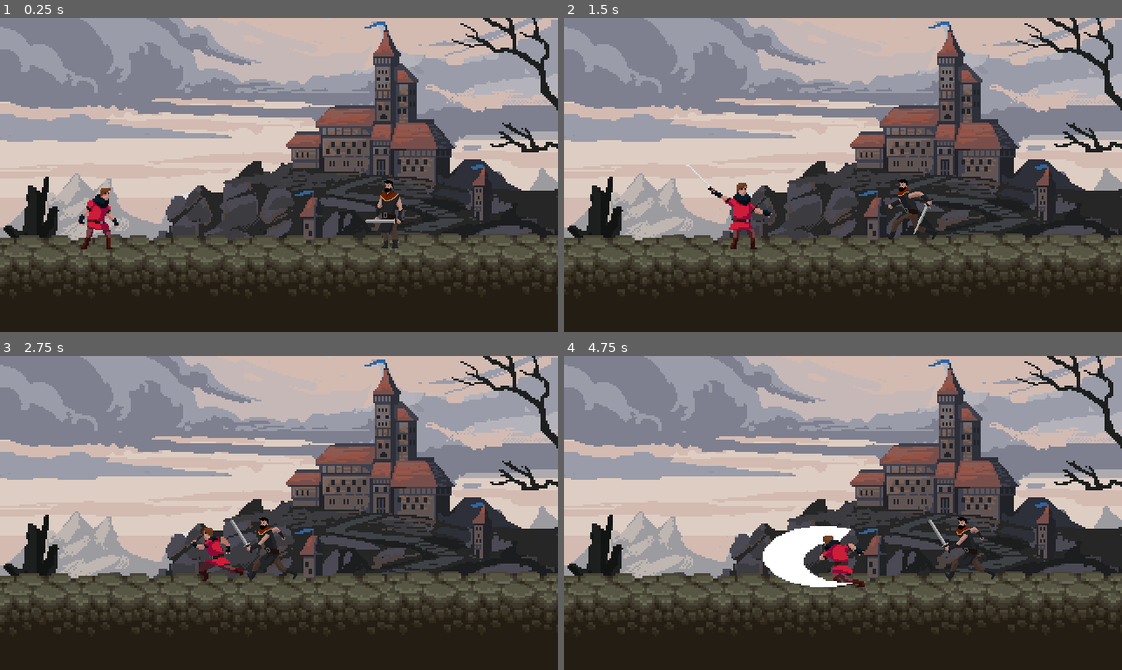
Above: before the commit, frames 1-4 (two rows, left to right).
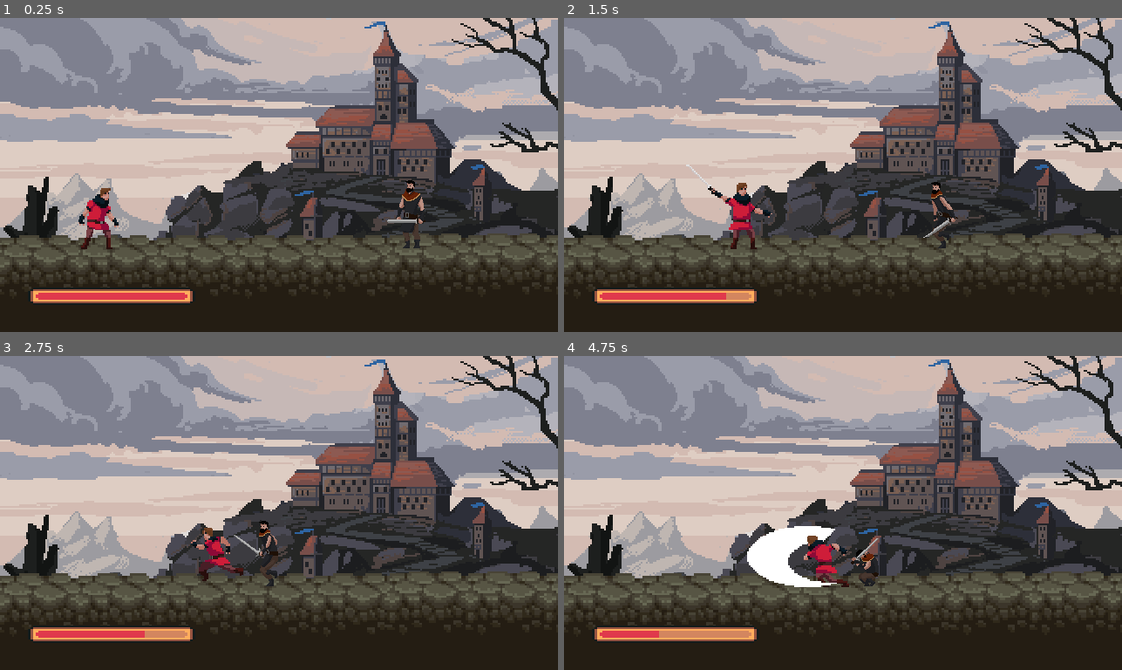
Above: after the commit, the same moments.

Repository: ampere-exe/oathbound
Game: Godot game, scene res://level_1.tscn
Two runs of this game, one before a commit and one after it. Both use one fixed random seed, a clock stepped at 60 frames per second and the inputs below. The project has no main scene, so this scene is started directly.
Inputs (mouse positions are in pixels of both pictures, inside the frame that each line leads up to):
- Up to frame 1 (0.25 s): no input
- Up to frame 2 (1.5 s): move the mouse to (965, 159) at 0.52 s; hold D (move_right) from 0.53 s (still down); click (965, 159) at 0.6 s; tap Space (jump) at 0.77 s; move the mouse to (731, 190) at 1.27 s; click (731, 190) at 1.35 s
- Up to frame 3 (2.75 s): tap Space (jump) at 1.52 s; move the mouse to (334, 443) at 2.02 s; release D (move_right) at 2.03 s; hold A (move_left) from 2.03 s (still down); right-click (334, 443) at 2.1 s; click (334, 443) at 2.3 s
- Up to frame 4 (4.75 s): move the mouse to (815, 575) at 2.77 s; release A (move_left) at 2.78 s; hold D (move_right) 2.78-4.28 s; click (815, 575) at 2.85 s; tap Space (jump) at 3.02, 3.77, 4.52 s; move the mouse to (1010, 560) at 3.52 s; click (1010, 560) at 3.6 s; move the mouse to (675, 465) at 4.27 s; hold A (move_left) from 4.28 s (still down); right-click (675, 465) at 4.35 s; click (675, 465) at 4.55 s

The runs differ from the first frame. In frame 1, 2.2% of the frame differs, in the area x 5-77%, y 51-91%; in frame 2, 2.3%; in frame 3, 1.9%; in frame 4, 3.9%, in the area x 5-78%, y 51-91%.

Commit message:
Finally added initial healthbar to player

Diff:
--- /dev/null
+++ b/healthbar.gd
@@ -0,0 +1,11 @@
+extends CanvasLayer
+
+@onready var progressbar = $ProgressBar
+
+# Call this to initialize the max health
+func set_max_health(max_health):
+	progressbar.max_value = max_health
+
+# Call this whenever the health changes
+func update_health(current_health):
+	progressbar.value = current_health
--- /dev/null
+++ b/healthbar.tscn
@@ -0,0 +1,10 @@
+[gd_scene load_steps=2 format=3 uid="uid://djrkcaq2hjikm"]
+
+[ext_resource type="Script" uid="uid://6iw7ogltkk83" path="res://healthbar.gd" id="1_iywrq"]
+
+[node name="Player_Healthbar" type="CanvasLayer"]
+
+[node name="ProgressBar" type="ProgressBar" parent="."]
+offset_right = 125.0
+offset_bottom = 27.0
+script = ExtResource("1_iywrq")
--- a/level_1.tscn
+++ b/level_1.tscn
@@ -54,4 +54,4 @@
 position = Vector2(112, 211)
 
 [node name="Thal_Boss" parent="." instance=ExtResource("3_hn12h")]
-position = Vector2(441, 202)
+position = Vector2(466, 202)
--- a/level_3.tscn
+++ b/level_3.tscn
@@ -54,4 +54,4 @@
 position = Vector2(113, 190)
 
 [node name="Vhaldir_Boss" parent="." instance=ExtResource("3_16pka")]
-position = Vector2(402, 157)
+position = Vector2(453, 163)
--- a/player.gd
+++ b/player.gd
@@ -1,4 +1,12 @@
 extends CharacterBody2D
+
+# Health Management
+@export var max_health := 100 # Maximum health for the player
+var health := max_health      # Current health for the player
+
+# Signal emitted when health changes.
+# Other nodes can connect to this to update their display (e.g., health bar).
+signal health_changed(current_health: int, max_health: int)
 
 @export var speed := 200
 @export var jump_force := -400
@@ -19,11 +27,18 @@
 	sprite.connect("frame_changed", Callable(self, "_on_frame_changed"))
 	sword_hitbox_offset = sword_hitbox.position
 
+	# Emit the initial health state when the player is ready
+	# This ensures the health bar is correctly set up from the start
+	emit_signal("health_changed", health, max_health)
+
 func _unhandled_input(event):
 	if Input.is_action_just_pressed("attack"):
 		is_attacking = true
 		is_blocking = false
 		sprite.play("attack_1", true)
+		# For demonstration: Player takes damage on attack (you can remove this)
+		# You'd typically call take_damage from an enemy or hazard script
+		take_damage(10)
 
 	elif Input.is_action_just_pressed("block"):
 		is_blocking = true
@@ -99,3 +114,14 @@
 			sword_hitbox.disabled = true
 	else:
 		sword_hitbox.disabled = true
+
+# Function to handle taking damage
+func take_damage(amount: int):
+	health = max(0, health - amount) # Ensure health doesn't go below 0
+	print("Player took ", amount, " damage. Current health: ", health)
+	emit_signal("health_changed", health, max_health)
+
+	if health <= 0:
+		print("Player has been defeated!")
+		# queue_free() # remove player on death
+		# get_tree().reload_current_scene() # restart scene on death
--- a/player.tscn
+++ b/player.tscn
@@ -9,9 +9,16 @@
 [ext_resource type="Texture2D" uid="uid://dqvce3b20qmmr" path="res://assets/Miedieval Warrior Pack 2/Medieval Warrior Pack 2/Sprites/Death.png" id="4_dw050"]
 [ext_resource type="Texture2D" uid="uid://lxvf5pcj74a2" path="res://assets/Miedieval Warrior Pack 2/Medieval Warrior Pack 2/Sprites/Jump.png" id="5_dw050"]
 [ext_resource type="Texture2D" uid="uid://fal33ag0q5h0" path="res://assets/Miedieval Warrior Pack 2/Medieval Warrior Pack 2/Sprites/Take Hit - white silhouette.png" id="9_b26j0"]
+[ext_resource type="Script" uid="uid://vnlhhw4wv2gc" path="res://progress_bar.gd" id="10_n7ghd"]
+[ext_resource type="Texture2D" uid="uid://di07hv4ggnent" path="res://assets/Healthbar/healthbarUnder.png" id="11_urp6f"]
+[ext_resource type="Texture2D" uid="uid://c0s4y7d2je265" path="res://assets/Healthbar/healthbarProgress.png" id="12_bwjto"]
+[ext_resource type="Script" uid="uid://dlu3oddpgfckc" path="res://texture_progress_bar.gd" id="13_606se"]
 
 [sub_resource type="RectangleShape2D" id="RectangleShape2D_onrkg"]
 size = Vector2(39.4444, 37.7778)
+
+[sub_resource type="RectangleShape2D" id="RectangleShape2D_b26j0"]
+size = Vector2(23.8889, 38.8889)
 
 [sub_resource type="AtlasTexture" id="AtlasTexture_pbfsw"]
 atlas = ExtResource("2_2hs0m")
@@ -329,6 +336,10 @@
 position = Vector2(33.6111, 11.1111)
 shape = SubResource("RectangleShape2D_onrkg")
 disabled = true
+
+[node name="Hurtbox" type="CollisionShape2D" parent="Area2D"]
+position = Vector2(1.38889, 10)
+shape = SubResource("RectangleShape2D_b26j0")
 
 [node name="AnimatedSprite2D" type="AnimatedSprite2D" parent="." groups=["player"]]
 sprite_frames = SubResource("SpriteFrames_pbfsw")
@@ -339,3 +350,25 @@
 [node name="CollisionShape2D" type="CollisionShape2D" parent="."]
 position = Vector2(1.25, 10.25)
 shape = SubResource("RectangleShape2D_2hs0m")
+
+[node name="Player_Healthbar" type="CanvasLayer" parent="."]
+
+[node name="ProgressBar" type="ProgressBar" parent="Player_Healthbar"]
+visible = false
+offset_left = 26.0
+offset_top = 295.0
+offset_right = 217.0
+offset_bottom = 322.0
+script = ExtResource("10_n7ghd")
+player_node_path = NodePath("../..")
+
+[node name="TextureProgressBar" type="TextureProgressBar" parent="Player_Healthbar"]
+offset_left = 32.0
+offset_top = 309.0
+offset_right = 96.0
+offset_bottom = 319.0
+scale = Vector2(3, 2)
+texture_under = ExtResource("11_urp6f")
+texture_progress = ExtResource("12_bwjto")
+script = ExtResource("13_606se")
+player_node_path = NodePath("../..")
--- /dev/null
+++ b/progress_bar.gd
@@ -0,0 +1,38 @@
+extends ProgressBar
+
+# Export a NodePath to allow you to easily select the player node
+# in the Godot editor. Drag your Player node from the scene tree
+# into this property in the Inspector.
+@export var player_node_path: NodePath
+
+func _ready():
+	# Check if a player node path has been set in the editor
+	if player_node_path.is_empty():
+		print("Error: player_node_path not set for HealthBar.")
+		return
+
+	# Get a reference to the player node using the provided path
+	var player = get_node_or_null(player_node_path)
+
+	if player:
+		# Connect the player's 'health_changed' signal to a function in this script
+		# This means whenever the player's health changes, our _on_player_health_changed
+		# function will be called.
+		player.health_changed.connect(_on_player_health_changed)
+
+		# Initialize the health bar with the player's current health and max health
+		min_value = 0
+		max_value = player.max_health
+		value = player.health
+
+		print("HealthBar connected to player: ", player.name)
+	else:
+		print("Error: Player node not found at path ", player_node_path)
+
+# This function is called whenever the player's health_changed signal is emitted
+func _on_player_health_changed(current_health: int, max_health: int):
+	# Update the ProgressBar's values to reflect the player's health
+	min_value = 0 # ProgressBar's minimum value is always 0 for health
+	max_value = max_health
+	value = current_health
+	print("HealthBar updated: ", current_health, "/", max_health)
--- /dev/null
+++ b/texture_progress_bar.gd
@@ -0,0 +1,38 @@
+extends TextureProgressBar
+
+# Export a NodePath to allow you to easily select the player node
+# in the Godot editor. Drag your Player node from the scene tree
+# into this property in the Inspector.
+@export var player_node_path: NodePath
+
+func _ready():
+	# Check if a player node path has been set in the editor
+	if player_node_path.is_empty():
+		print("Error: player_node_path not set for HealthBar.")
+		return
+
+	# Get a reference to the player node using the provided path
+	var player = get_node_or_null(player_node_path)
+
+	if player:
+		# Connect the player's 'health_changed' signal to a function in this script
+		# This means whenever the player's health changes, our _on_player_health_changed
+		# function will be called.
+		player.health_changed.connect(_on_player_health_changed)
+
+		# Initialize the health bar with the player's current health and max health
+		min_value = 0
+		max_value = player.max_health
+		value = player.health
+
+		print("HealthBar connected to player: ", player.name)
+	else:
+		print("Error: Player node not found at path ", player_node_path)
+
+# This function is called whenever the player's health_changed signal is emitted
+func _on_player_health_changed(current_health: int, max_health: int):
+	# Update the ProgressBar's values to reflect the player's health
+	min_value = 0 # ProgressBar's minimum value is always 0 for health
+	max_value = max_health
+	value = current_health
+	print("HealthBar updated: ", current_health, "/", max_health)
--- a/thal_boss.gd
+++ b/thal_boss.gd
@@ -22,7 +22,7 @@
 @onready var attack1_hitbox := $Area2D/Attack1_Hitbox
 @onready var attack2_hitbox := $Area2D/Attack2_Hitbox
 @onready var attack3_hitbox := $Area2D/Attack3_Hitbox
-
+@onready var hurtbox := $Area2D/Hurtbox
 
 func _ready():
 	player = get_tree().get_first_node_in_group("player")
@@ -82,6 +82,7 @@
 	is_rolling = true
 	roll_timer = roll_duration
 	sprite.play("roll")
+	hurtbox.disabled = true  # <- disable the hurtbox during roll
 
 func _on_AnimatedSprite2D_animation_finished():
 	if is_attacking and sprite.animation.begins_with("attack"):
@@ -92,6 +93,7 @@
 	elif is_rolling and sprite.animation == "roll":
 		is_rolling = false
 		roll_timer = 0
+		hurtbox.disabled = false  # <- re-enable the hurtbox
 
 func reset_attack_burst():
 	attacks_left = randi() % 3 + 1
--- a/thal_boss.tscn
+++ b/thal_boss.tscn
@@ -20,6 +20,9 @@
 [sub_resource type="RectangleShape2D" id="RectangleShape2D_pua24"]
 size = Vector2(38.25, 82)
 
+[sub_resource type="RectangleShape2D" id="RectangleShape2D_o2hoo"]
+size = Vector2(39, 79)
+
 [sub_resource type="AtlasTexture" id="AtlasTexture_pua24"]
 atlas = ExtResource("1_pdtw7")
 region = Rect2(0, 0, 184, 125)
@@ -399,6 +402,10 @@
 shape = SubResource("RectangleShape2D_pua24")
 disabled = true
 
+[node name="Hurtbox" type="CollisionShape2D" parent="Area2D"]
+position = Vector2(0.5, 23.5)
+shape = SubResource("RectangleShape2D_o2hoo")
+
 [node name="AnimatedSprite2D" type="AnimatedSprite2D" parent="."]
 sprite_frames = SubResource("SpriteFrames_3rxsb")
 animation = &"attack_1"
--- /dev/null
+++ b/thal_healthbar.tscn
@@ -0,0 +1,7 @@
+[gd_scene format=3 uid="uid://cm1mcw2m1m3cm"]
+
+[node name="Thal_Healthbar" type="CanvasLayer"]
+
+[node name="ProgressBar" type="ProgressBar" parent="."]
+offset_right = 119.0
+offset_bottom = 27.0
--- a/vhaldir_boss.gd
+++ b/vhaldir_boss.gd
@@ -72,9 +72,11 @@
 		if attack_timer == 0 and attacks_left > 0:
 			start_attack()
 		else:
-			velocity.x = 0
+			# If can't attack, maybe shuffle around a bit or at least not freeze completely
+			velocity.x = sign(player.global_position.x - global_position.x)
 			sprite.play("idle")
 			try_jump_away()
+
 	elif distance <= detection_range:
 		var direction = (player.global_position - global_position).normalized()
 		velocity.x = direction.x * speed
@@ -101,12 +103,12 @@
 	if sprite.animation.begins_with("attack") and is_attacking:
 		is_attacking = false
 		if attacks_left == 0:
-			attack_timer = randf_range(1, 2)
+			attack_timer = randf_range(1, 2.0)
 			reset_attack_burst()
 	# Removed jump animation end resetting is_jumping_away here
 
 func reset_attack_burst():
-	attacks_left = randi() % 4 + 2
+	attacks_left = randi() % 3 + 1
 
 func try_jump_away():
 	if jump_cooldown <= 0.0 and is_on_floor() and randf() < jump_chance:
--- a/vhaldir_boss.tscn
+++ b/vhaldir_boss.tscn
@@ -20,6 +20,9 @@
 [sub_resource type="RectangleShape2D" id="RectangleShape2D_s35v4"]
 size = Vector2(45, 76.875)
 
+[sub_resource type="RectangleShape2D" id="RectangleShape2D_5d5xk"]
+size = Vector2(20.625, 45.625)
+
 [sub_resource type="AtlasTexture" id="AtlasTexture_cbo0u"]
 atlas = ExtResource("1_jqkah")
 region = Rect2(0, 0, 162, 101)
@@ -471,25 +474,27 @@
 
 [node name="Attack1_Hitbox" type="CollisionShape2D" parent="Area2D"]
 position = Vector2(30.7813, 27.1875)
-scale = Vector2(1, 1)
 shape = SubResource("RectangleShape2D_u77ea")
 disabled = true
 
 [node name="Attack2_Hitbox" type="CollisionShape2D" parent="Area2D"]
 position = Vector2(29.0625, 25.3125)
-scale = Vector2(1, 1)
 shape = SubResource("RectangleShape2D_fhr4l")
 disabled = true
 
 [node name="Attack3_Hitbox" type="CollisionShape2D" parent="Area2D"]
 position = Vector2(34.375, 12.1875)
-scale = Vector2(1, 1)
 shape = SubResource("RectangleShape2D_s35v4")
 disabled = true
 
+[node name="Hurtbox" type="CollisionShape2D" parent="Area2D"]
+position = Vector2(0.312501, 27.8125)
+scale = Vector2(1, 1)
+shape = SubResource("RectangleShape2D_5d5xk")
+
 [node name="AnimatedSprite2D" type="AnimatedSprite2D" parent="."]
 sprite_frames = SubResource("SpriteFrames_27rjg")
-animation = &"attack_3"
+animation = &"attack_1"
 
 [node name="CollisionShape2D" type="CollisionShape2D" parent="."]
 position = Vector2(0.375, 28)
--- /dev/null
+++ b/vhaldir_healthbar.tscn
@@ -0,0 +1,7 @@
+[gd_scene format=3 uid="uid://cniuntkmh7fw5"]
+
+[node name="Vhaldir_Healthbar" type="CanvasLayer"]
+
+[node name="ProgressBar" type="ProgressBar" parent="."]
+offset_right = 141.0
+offset_bottom = 36.0
Binary file added: assets/Healthbar/healthbarProgress.png
Not shown, added: assets/Healthbar/healthbarProgress.png.import
Binary file added: assets/Healthbar/healthbarUnder.png
Not shown, added: assets/Healthbar/healthbarUnder.png.import
Binary file changed: assets/Miedieval Warrior Pack 2/Medieval Warrior Pack 2/Sprites/Attack2.png
Binary file changed: assets/Miedieval Warrior Pack 2/Medieval Warrior Pack 2/Sprites/Attack3.png
Binary file changed: assets/Miedieval Warrior Pack 2/Medieval Warrior Pack 2/Sprites/Attack4.png
Not shown, added: healthbar.gd.uid
Not shown: 1 places in player.tscn that only renumber resources
Not shown, added: progress_bar.gd.uid
Not shown, added: texture_progress_bar.gd.uid
Not shown: 1 places in thal_boss.tscn that only renumber resources
(and 1 more such lines)
